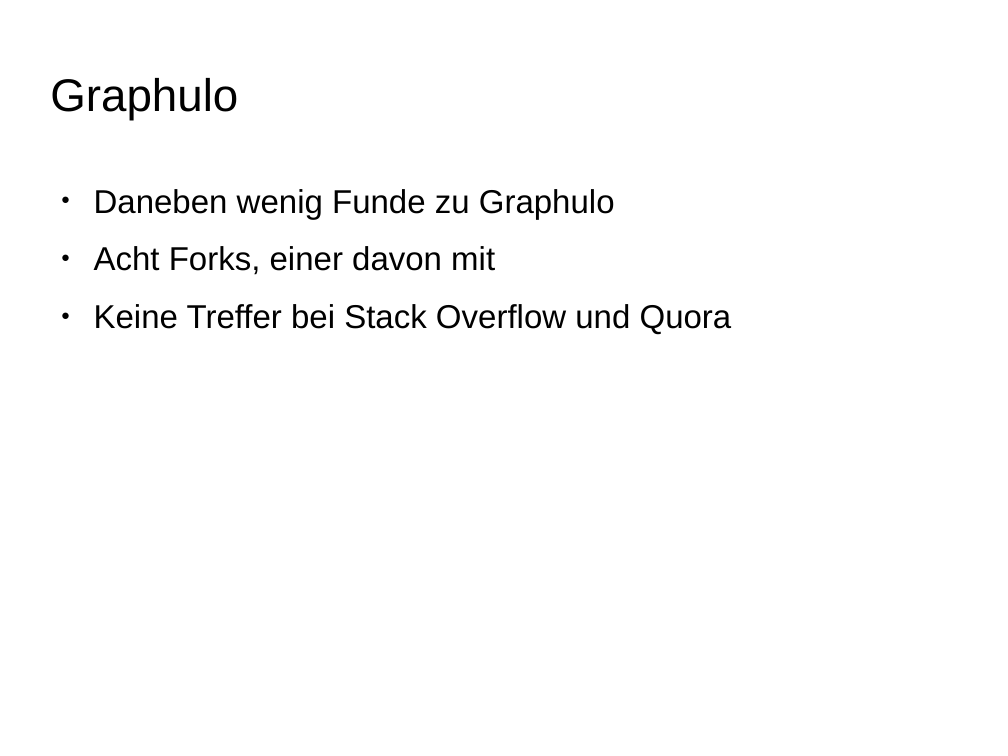
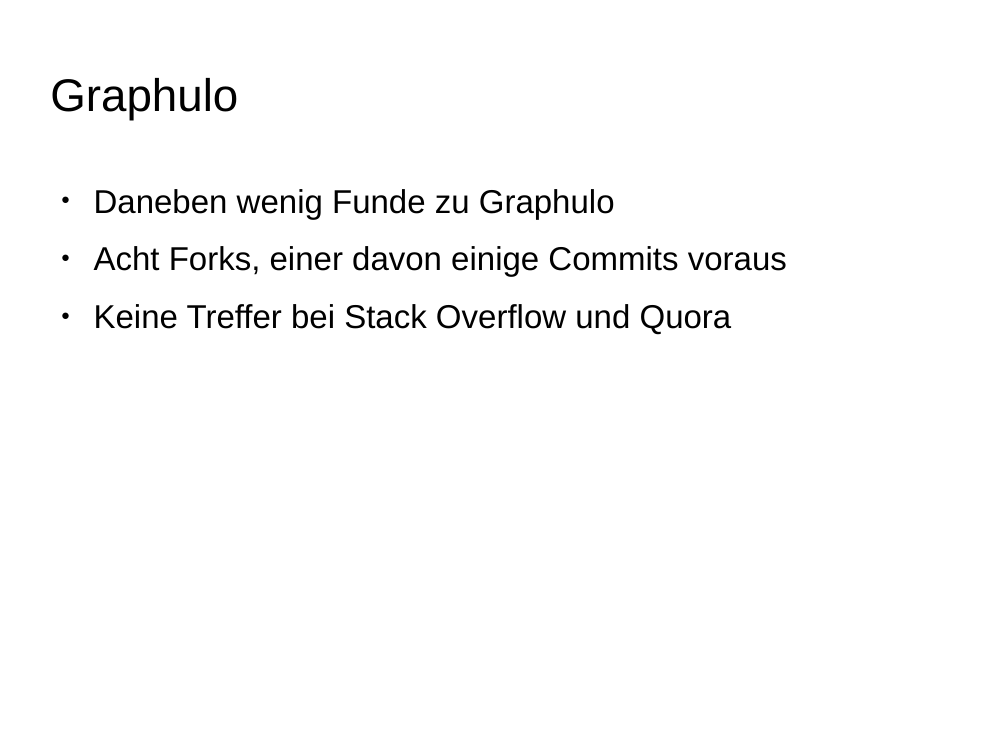
Before and after one commit to ScaDS/dblp-graphulo, a slide deck: slide 7 of doc/testat1.odp. Drawn at 1008x756 pixels with LibreOffice and Linux fonts; fonts in the diff are those of the drawing; background and template pictures are left out. Boxes give left, top, right and bottom in pixels: in the first picture for what was removed or moved away, otherwise in the second. Text is boxed around its words. In the diff, an @@ line names an element or a change of style, - is before the commit and + after.

```diff
--- a/doc/testat1.odp
+++ b/doc/testat1.odp
@@ text at box(94, 246, 787, 277): text changed @@
-● Acht Forks, einer davon mit
+● Acht Forks, einer davon einige Commits voraus
```
Also in this commit, not shown: 1 other slide changed.
